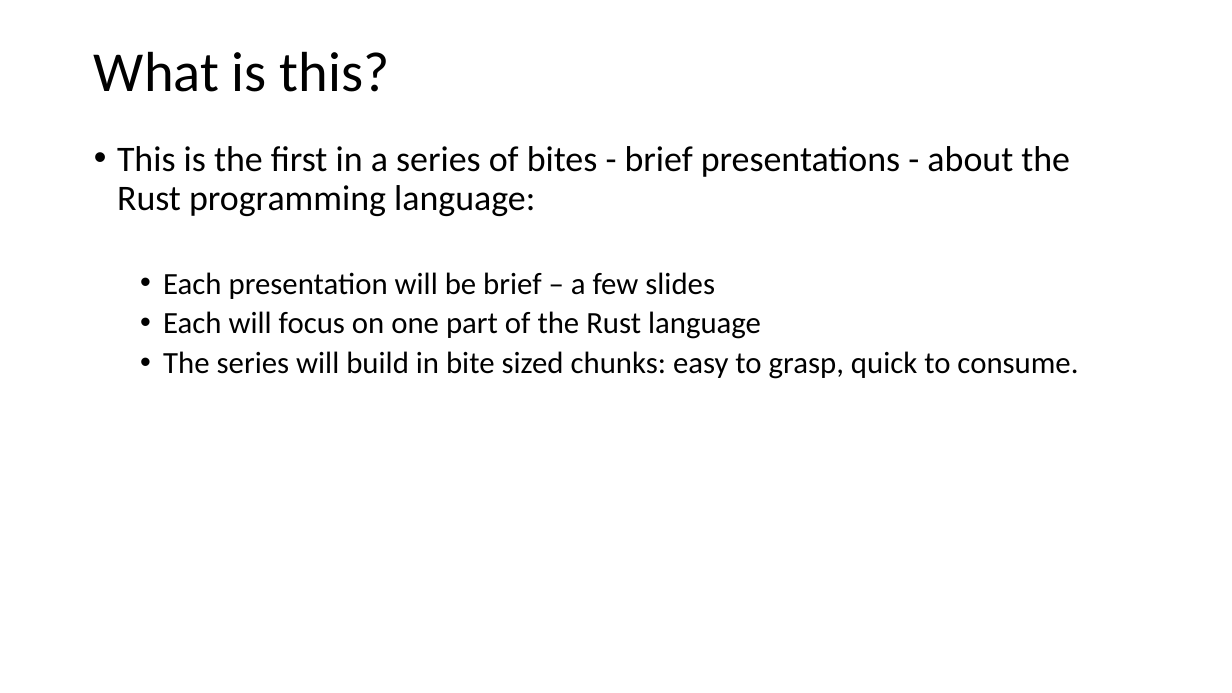
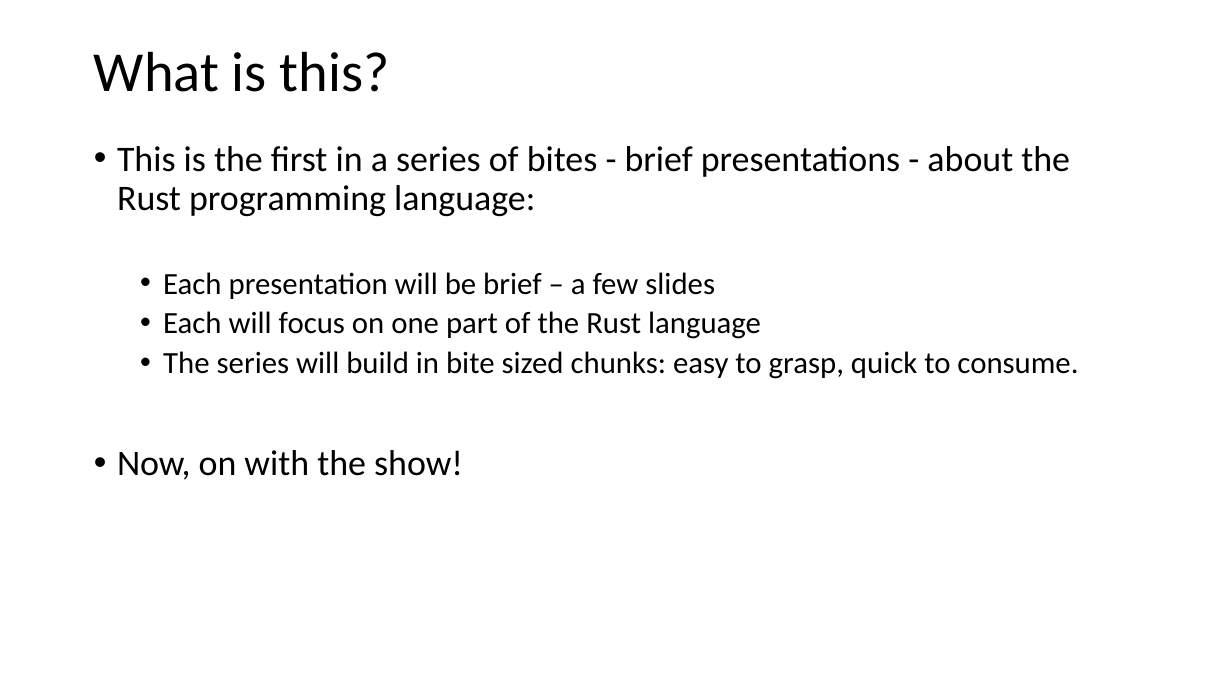
Before and after one commit to JimFawcett/JimFawcett.github.io, a slide deck: slide 4 of Resources/ConsumingRustBite1.pptx (slide 3 before the commit). Drawn at 1232x693 pixels with LibreOffice and Linux fonts; fonts in the diff are those of the drawing. Boxes give left, top, right and bottom in pixels: in the first picture for what was removed or moved away, otherwise in the second. Text is boxed around its words. In the diff, an @@ line names an element or a change of style, - is before the commit and + after.

```diff
--- a/Resources/ConsumingRustBite1.pptx
+++ b/Resources/ConsumingRustBite1.pptx
@@ text at [117,450,463,480]: paragraph added @@
+• Now, on with the show!
```
Also in this commit, not shown: 1 other slide changed, 1 slide added, 14 other files.
